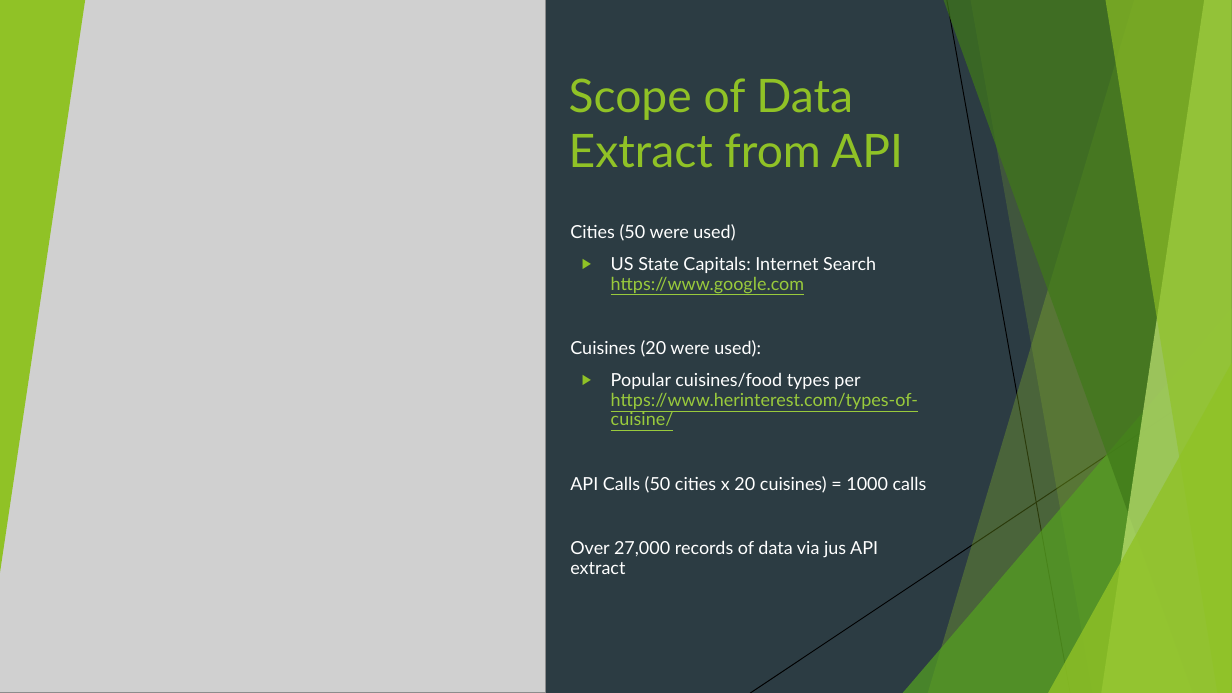
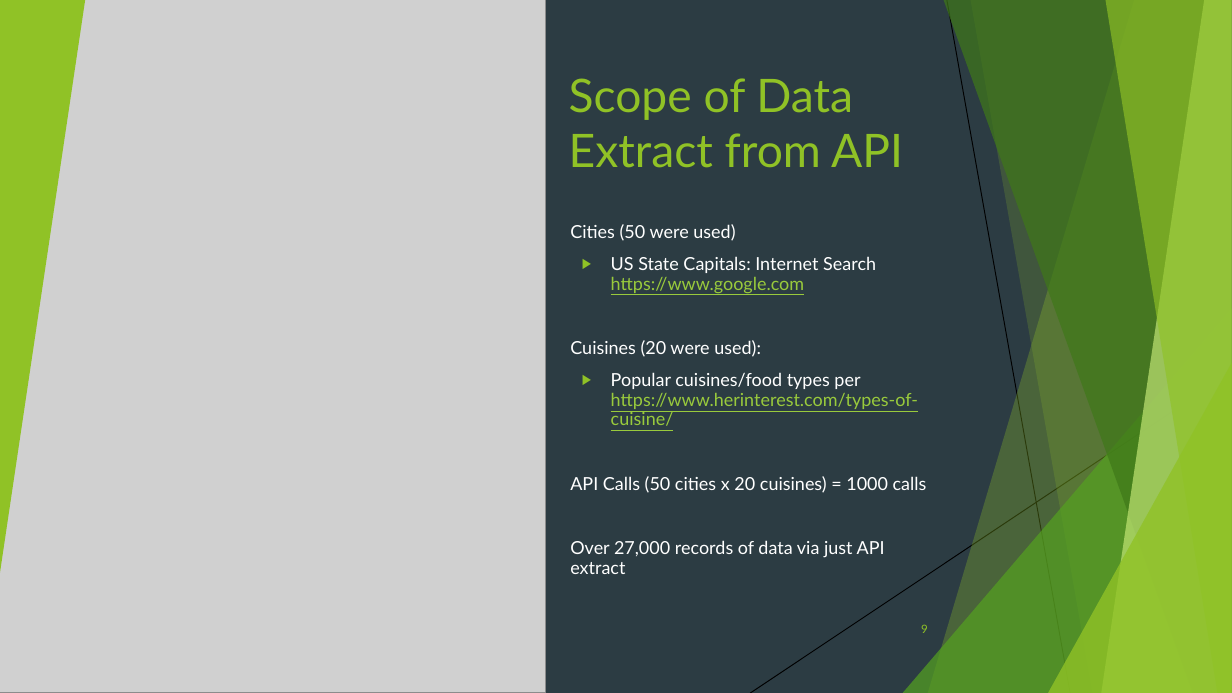
Before and after one commit to Cnw695/Project_1, a slide deck: slide 9 of final_project_one_slides.pptx. Drawn at 1232x693 pixels with LibreOffice and Linux fonts; fonts in the diff are those of the drawing; grey boxes stand for pictures. Boxes give left, top, right and bottom in pixels: in the first picture for what was removed or moved away, otherwise in the second. Text is boxed around its words. In the diff, an @@ line names an element or a change of style, - is before the commit and + after.

```diff
--- a/final_project_one_slides.pptx
+++ b/final_project_one_slides.pptx
@@ text at (570,540,885,574): text changed @@
-▶ Over 27,000 records of data via jus API extract
+▶ Over 27,000 records of data via just API extract
@@ page number added at (921,624,928,633), 9 pt, text #90C226 @@
+9
```
Also in this commit, not shown: 12 other slides changed, 13 slides added, 12 slides removed, 10 other files.
